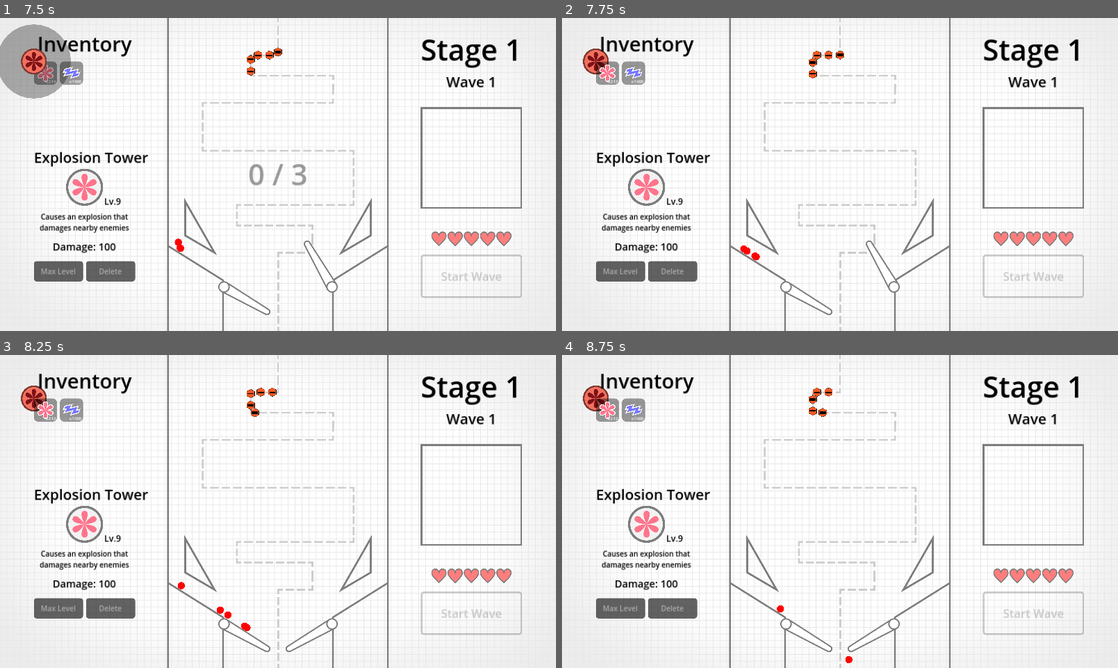
Above: before the commit, frames 1-4 (two rows, left to right).
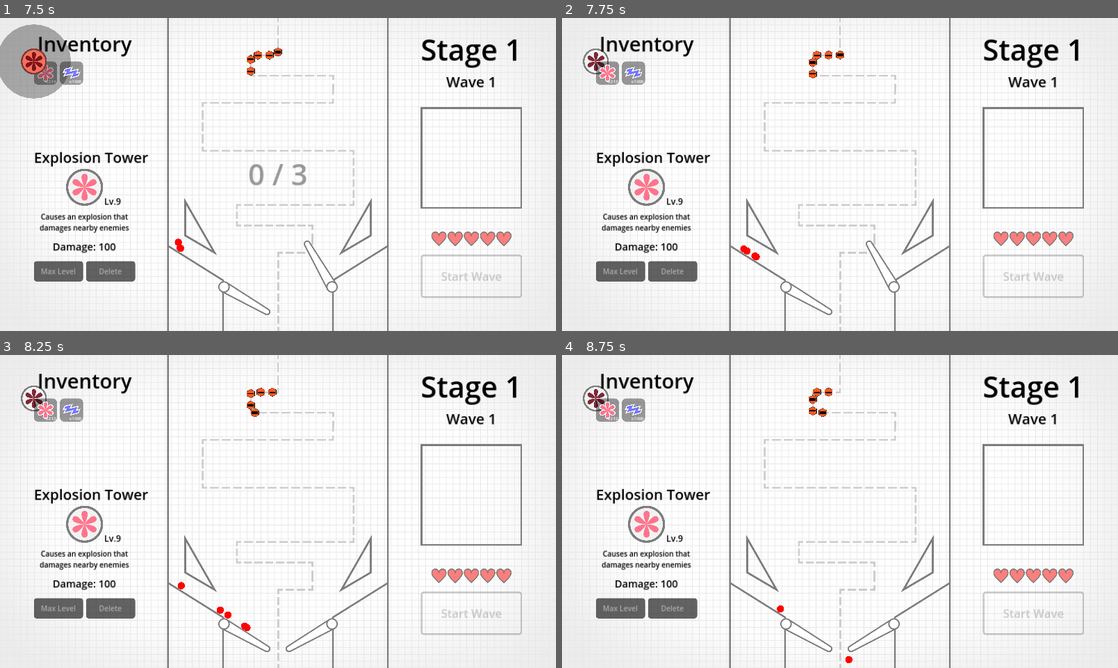
Above: after the commit, the same moments.

Repository: cxhuy/ptd
Game: Godot game, scene res://scenes/game.tscn
Two runs of this game, one before a commit and one after it. Both use one fixed random seed, a clock stepped at 60 frames per second and the inputs below.
Inputs (mouse positions are in pixels of both pictures, inside the frame that each line leads up to):
- Up to frame 1 (7.5 s): click "Start Wave" at 0.5 s; click "Upgrade 1000 / 2" at 1.25 s; click "Upgrade 998 / 4" at 2 s; click "Upgrade 994 / 10" at 2.75 s; click "Upgrade 984 / 20" at 3.5 s; click "Upgrade 964 / 50" at 4.25 s; click "Upgrade 914 / 100" at 5 s; click "Upgrade 814 / 200" at 5.75 s; click "Upgrade 614 / 400" at 6.5 s; move the mouse to (44, 74) at 7.27 s; hold / (rightFlip) from 7.28 s (still down); hold Space (addBall) from 7.28 s (still down); click (44, 74) at 7.42 s
- Up to frame 2 (7.75 s): keep holding / (rightFlip); keep holding Space (addBall)
- Up to frame 3 (8.25 s): release / (rightFlip) at 8 s; release Space (addBall) at 8 s; click (33, 398) at 8 s
- Up to frame 4 (8.75 s): no input

Frame 1 is identical in both runs. In frame 2, 0.3% of the frame differs, in the area x 3-9%, y 9-18%; in frame 3, 0.3%; in frame 4, 0.3%.

Commit message:
feat: tower doesn’t glow red when already placed

Diff:
--- a/scripts/tower/tower1/tower1.gd
+++ b/scripts/tower/tower1/tower1.gd
@@ -5,6 +5,7 @@
 
 var switchDuration: int = 0
 var towerId: int = 1
+var towerPlaced: bool = false
 
 
 func _process(delta):
@@ -14,10 +15,11 @@
 		anim.play("on")
 		switchDuration -= 1
 
-	if $Base/BaseArea.get_overlapping_areas().size() > 0:
-		self.modulate = Color("ff7664")
-	else:
-		self.modulate = Color("ffffff")
+	if !towerPlaced:
+		if $Base/BaseArea.get_overlapping_areas().size() > 0:
+			self.modulate = Color("ff7664")
+		else:
+			self.modulate = Color("ffffff")
 
 
 func _on_base_body_entered(body):
--- a/scripts/towerAdd.gd
+++ b/scripts/towerAdd.gd
@@ -38,6 +38,7 @@
 			towerInstance.get_node("ShowOnUIButton").set_mouse_filter(0)
 			towerInstance.set_global_position(dropPos)
 			towerInstance.get_node("AttackRange/AttackRangeVisual").hide()
+			towerInstance.towerPlaced = true
 			Data.towerData[towerId]["quantity"] -= 1
 			$TowerQuantity.text = "x" + str(Data.towerData[towerId]["quantity"] )
 			get_node("../../../").updateTowerData(towerId)
